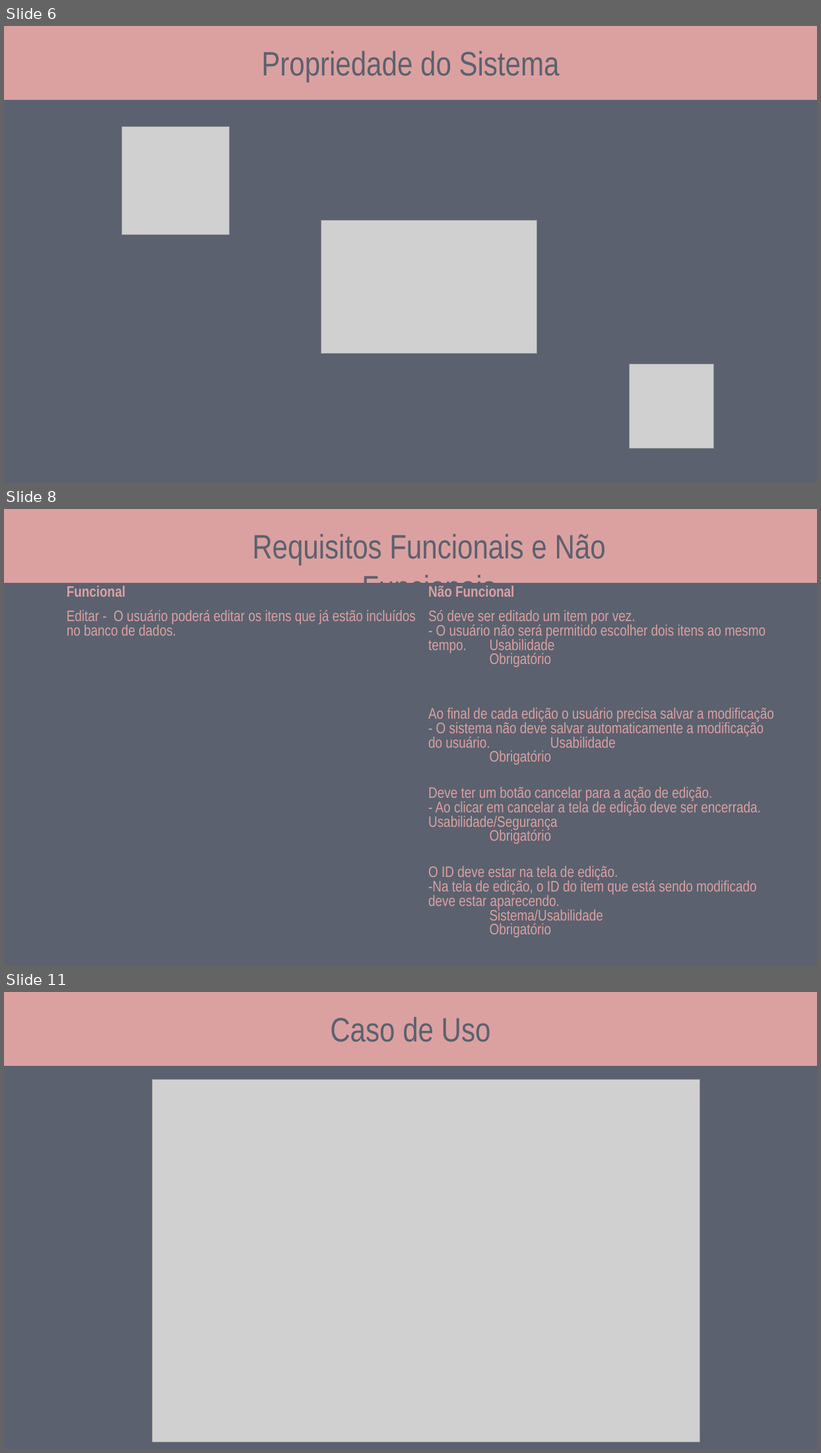
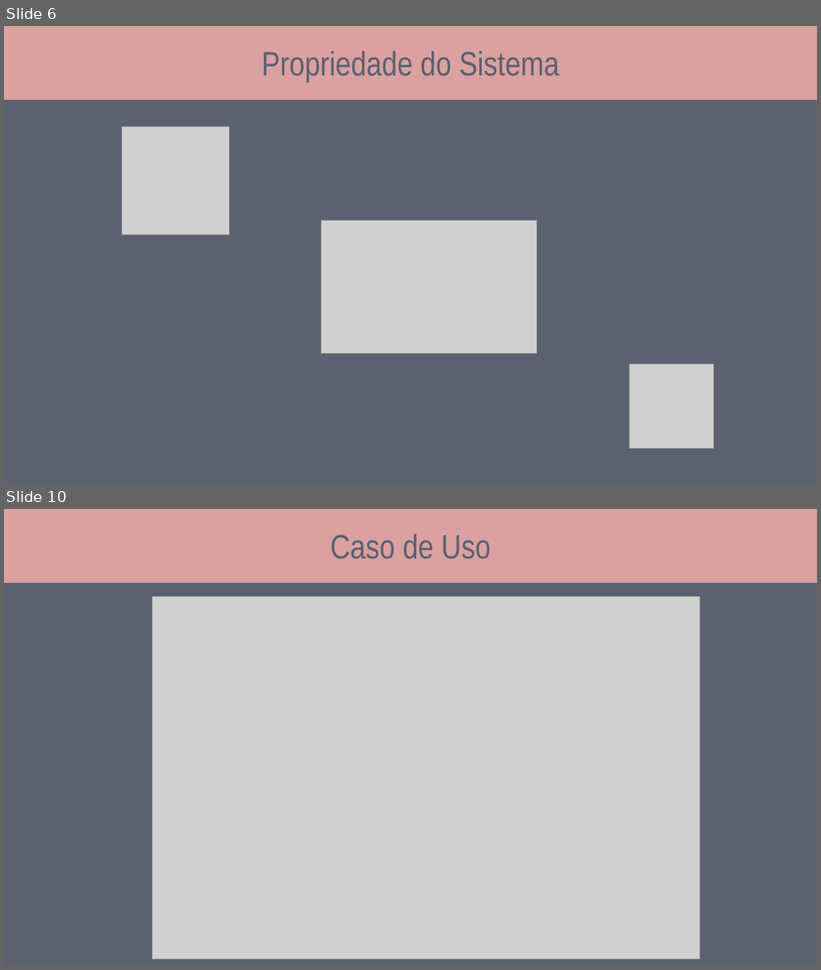
Before and after one commit to caiobarretta/Diet-CSharp, a slide deck: doc/IFSP/Diet-csharp.pptx. Shown one above the other, each under a label of ours: slides 6, 8 and 11 before the commit, slides 6 and 10 after it; the slides between them are not shown. The pictures are 821x1453 and 821x970 pixels, drawn with LibreOffice and Linux fonts; fonts in the diff are those of the drawing; grey boxes stand for pictures. Boxes give left, top, right and bottom in pixels: in the first picture for what was removed or moved away, otherwise in the second. Text is boxed around its words. In the diff, an @@ line names an element or a change of style, - is before the commit and + after.

Commit message:
Alteração no ppt e Exportação PDF V3
Corrigido os requisitos funcionais, não funcionais e de domínio.

```diff
--- a/doc/IFSP/Diet-csharp.pptx
+++ b/doc/IFSP/Diet-csharp.pptx
@@ slide 8 removed at (4,509,817,966), background #5B616F @@
@@ rectangle removed at (4,509,817,583) @@
@@ text removed at (252,534,606,597) @@
-Requisitos Funcionais e Não Funcionais
@@ table removed at (61,583,784,962), 5 rows, 2 columns @@
-Funcional | Não Funcional
-Editar - O usuário poderá editar os itens que já estão incluídos no banco de dados. | Só deve ser editado um item por vez. / - O usuário não será permitido escolher dois itens ao mesmo tempo. Usabilidade / Obrigatório
- | Ao final de cada edição o usuário precisa salvar a modificação / - O sistema não deve salvar automaticamente a modificação do usuário. Usabilidade / Obrigatório
- | Deve ter um botão cancelar para a ação de edição. / - Ao clicar em cancelar a tela de edição deve ser encerrada. Usabilidade/Segurança / Obrigatório
- | O ID deve estar na tela de edição. / -Na tela de edição, o ID do item que está sendo modificado deve estar aparecendo. / Sistema/Usabilidade / Obrigatório
@@ what was slide 11 is now slide 10 @@
```
Also in this commit, not shown: 1 slide changed, 2 slides added, 2 other slides removed, 1 other file.
